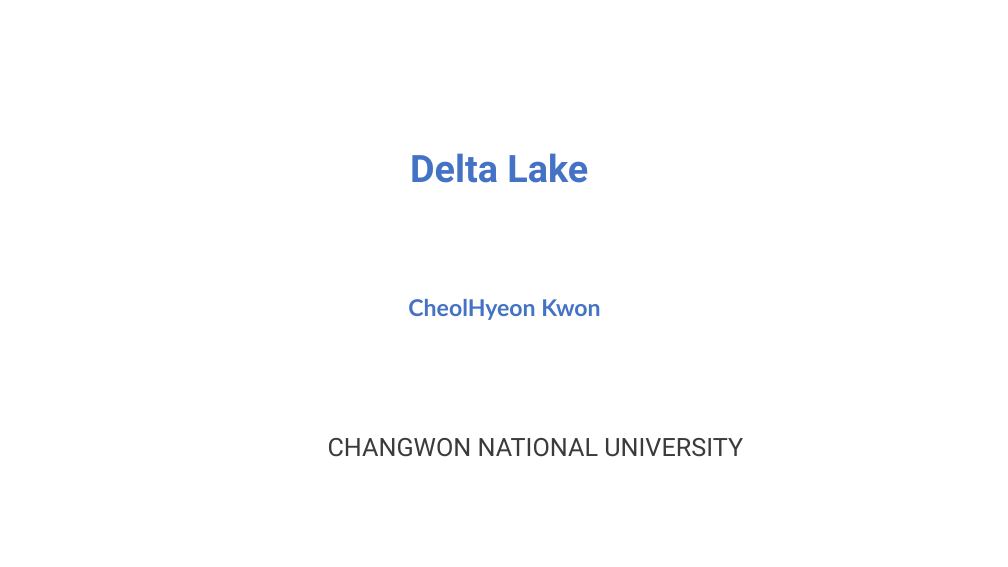
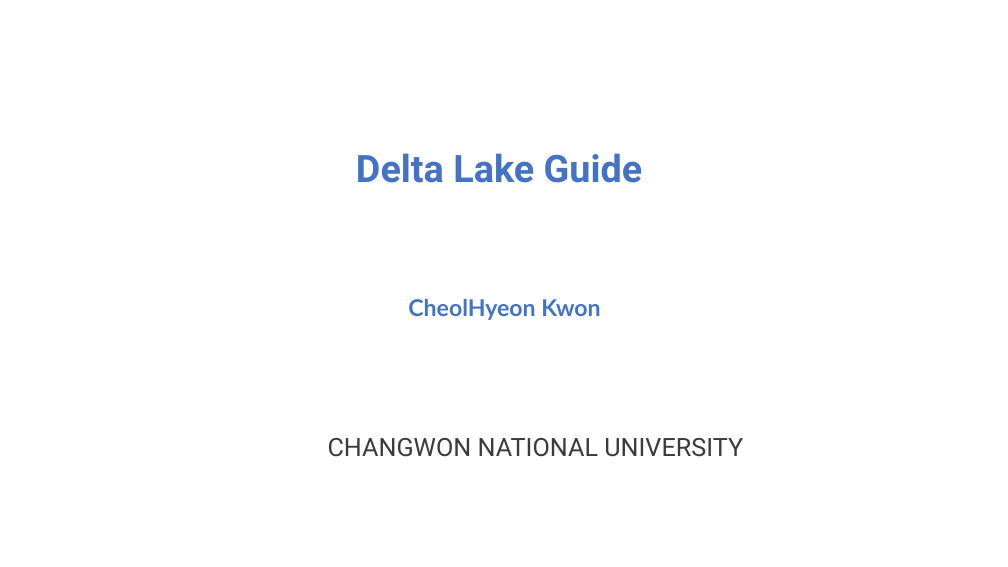
Before and after one commit to kkcchh9999/Studied_in_NOSLab, a slide deck: slide 1 of presentation/2022.07.06.pptx. Drawn at 1008x567 pixels with LibreOffice and Linux fonts; fonts in the diff are those of the drawing. Boxes give left, top, right and bottom in pixels: in the first picture for what was removed or moved away, otherwise in the second. Text is boxed around its words. In the diff, an @@ line names an element or a change of style, - is before the commit and + after.

```diff
--- a/presentation/2022.07.06.pptx
+++ b/presentation/2022.07.06.pptx
@@ text at bbox=[356, 153, 643, 183]: text changed @@
-Delta Lake
+Delta Lake Guide
```
Also in this commit, not shown: 1 other slide changed, 19 slides added, 2 slides removed, 3 other files.
